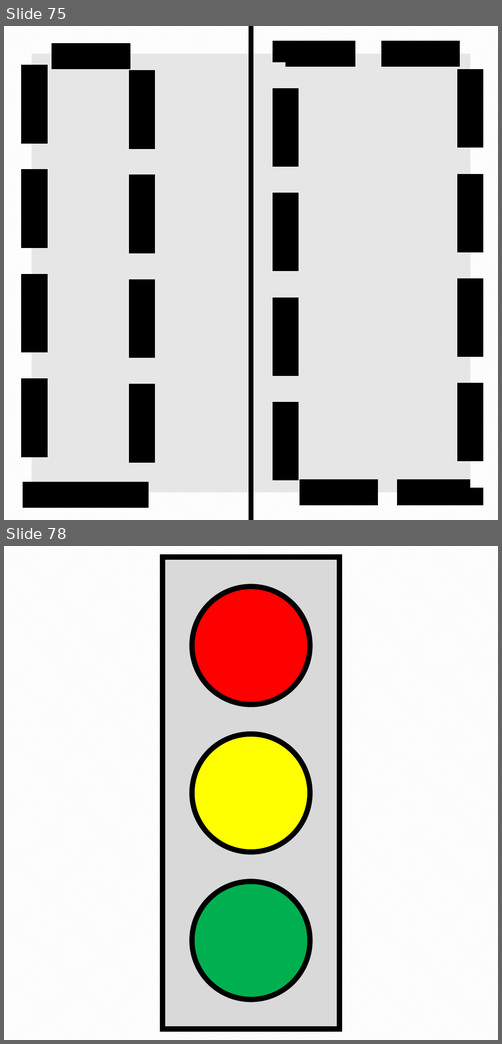
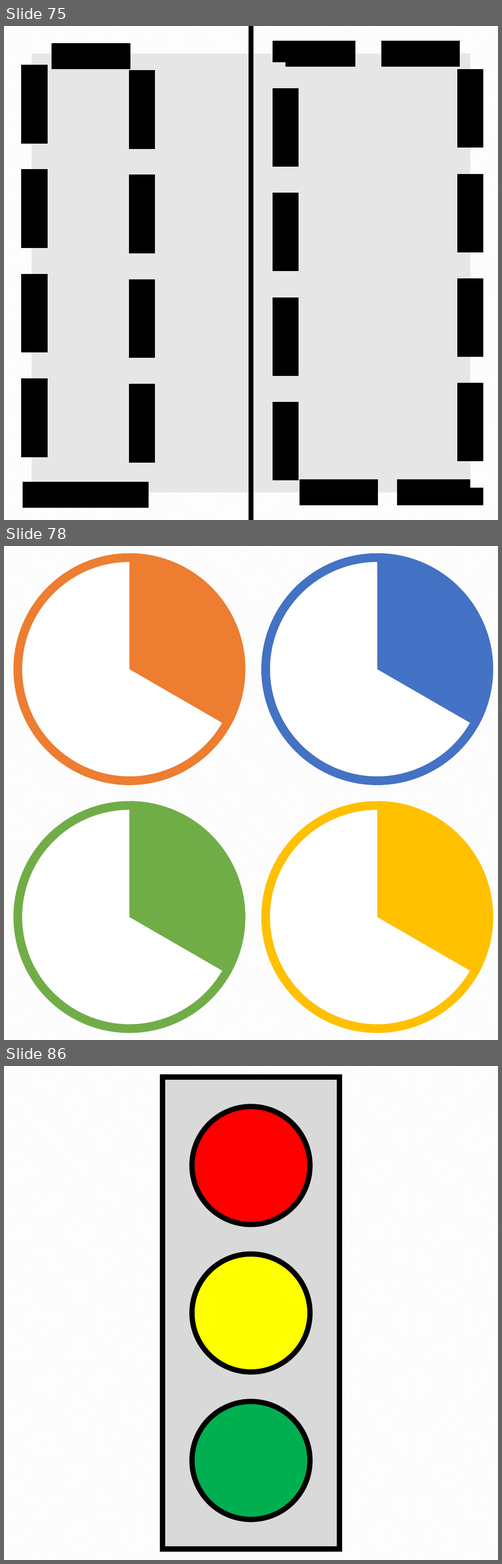
Before and after one commit to pyro-team/bkt-toolbox, a slide deck: features/dev_florian/resources/Icons.pptx. Shown one above the other, each under a label of ours: slides 75 and 78 before the commit, slides 75, 78 and 86 after it; the slides between them are not shown. The pictures are 502x1044 and 502x1564 pixels, drawn with LibreOffice and Linux fonts; fonts in the diff are those of the drawing. Boxes give left, top, right and bottom in pixels: in the first picture for what was removed or moved away, otherwise in the second. Text is boxed around its words. In the diff, an @@ line names an element or a change of style, - is before the commit and + after.

```diff
--- a/features/dev_florian/resources/Icons.pptx
+++ b/features/dev_florian/resources/Icons.pptx
@@ slide 78 added at [4, 546, 498, 1040], background pattern #F2F2F2 on #FFFFFF @@
@@ ellipse added at [18, 557, 241, 781], fill #FFFFFF, outline #ED7D31 10 pt @@
@@ arc (boxed as its full ellipse) added at [18, 557, 241, 781], fill #ED7D31, outline #ED7D31 10 pt @@
@@ ellipse added at [266, 557, 489, 781], fill #FFFFFF, outline #4472C4 10 pt @@
@@ arc (boxed as its full ellipse) added at [266, 557, 489, 781], fill #4472C4, outline #4472C4 10 pt @@
@@ ellipse added at [18, 805, 241, 1029], fill #FFFFFF, outline #70AD47 10 pt @@
@@ arc (boxed as its full ellipse) added at [18, 805, 241, 1029], fill #70AD47, outline #70AD47 10 pt @@
@@ ellipse added at [266, 805, 489, 1029], fill #FFFFFF, outline #FFC000 10 pt @@
@@ arc (boxed as its full ellipse) added at [266, 805, 489, 1029], fill #FFC000, outline #FFC000 10 pt @@
@@ what was slide 78 is now slide 86 @@
```
Also in this commit, not shown: 9 other slides added, 2 slides removed.
